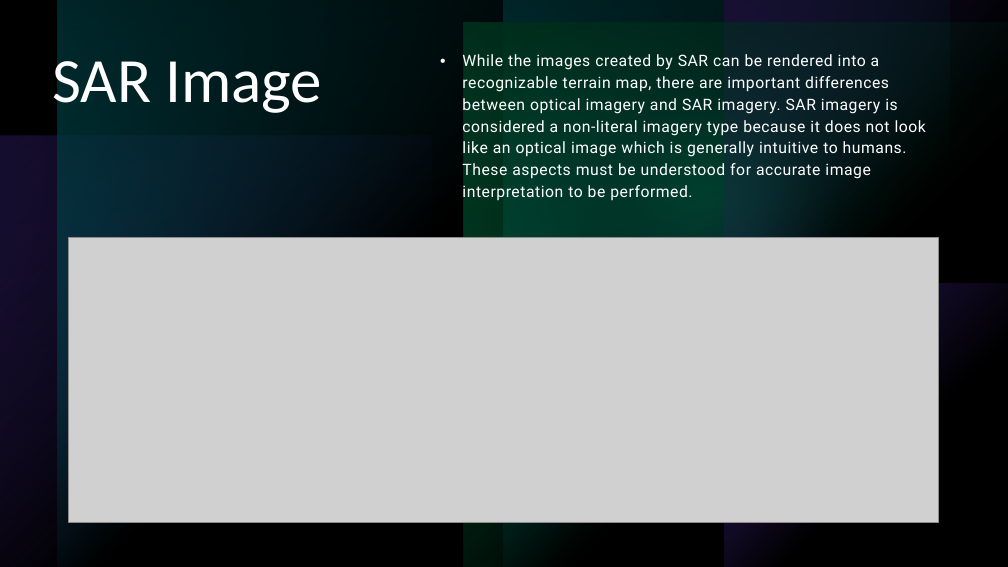
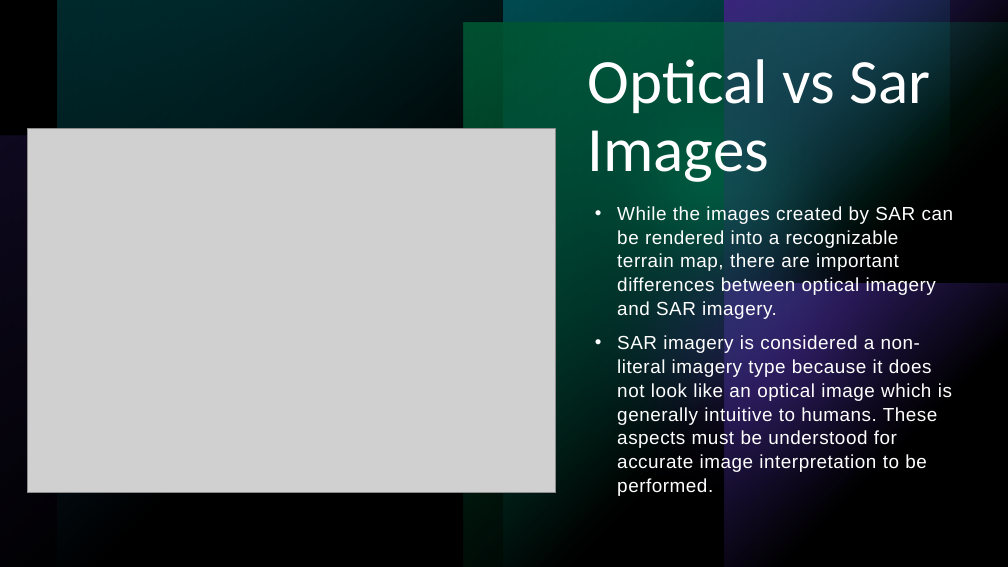
Before and after one commit to GnR98/WASDI-FadeOut, a slide deck: slide 9 of docs/ref/Presentazione_Sentinel1.pptx. Drawn at 1008x567 pixels with LibreOffice and Linux fonts; fonts in the diff are those of the drawing; grey boxes stand for pictures. Boxes give left, top, right and bottom in pixels: in the first picture for what was removed or moved away, otherwise in the second. Text is boxed around its words. In the diff, an @@ line names an element or a change of style, - is before the commit and + after.

```diff
--- a/docs/ref/Presentazione_Sentinel1.pptx
+++ b/docs/ref/Presentazione_Sentinel1.pptx
@@ rectangle at (x1=0, y1=0, x2=1008, y2=567): mirrored @@
@@ title removed at (x1=52, y1=50, x2=322, y2=118) @@
-SAR Image
@@ title added at (x1=588, y1=59, x2=930, y2=182), 60 pt, text #FFFFFF @@
+Optical vs Sar
+Images
@@ picture added at (x1=27, y1=129, x2=556, y2=492) @@
@@ text at (x1=617, y1=206, x2=954, y2=496): text changed; size 15 to 18 pt; font Roboto to Arial @@
-• While the images created by SAR can be rendered into a recognizable terrain map, there are important differences between optical imagery and SAR imagery. SAR imagery is considered a non-literal imagery type because it does not look like an optical image which is generally intuitive to humans. These aspects must be understood for accurate image interpretation to be performed.
+• While the images created by SAR can be rendered into a recognizable terrain map, there are important differences between optical imagery and SAR imagery.
+• SAR imagery is considered a non-literal imagery type because it does not look like an optical image which is generally intuitive to humans. These aspects must be understood for accurate image interpretation to be performed.
@@ picture removed at (x1=69, y1=237, x2=939, y2=523) @@
```
Also in this commit, not shown: 15 other slides changed, 10 slides added, 2 slides removed.
